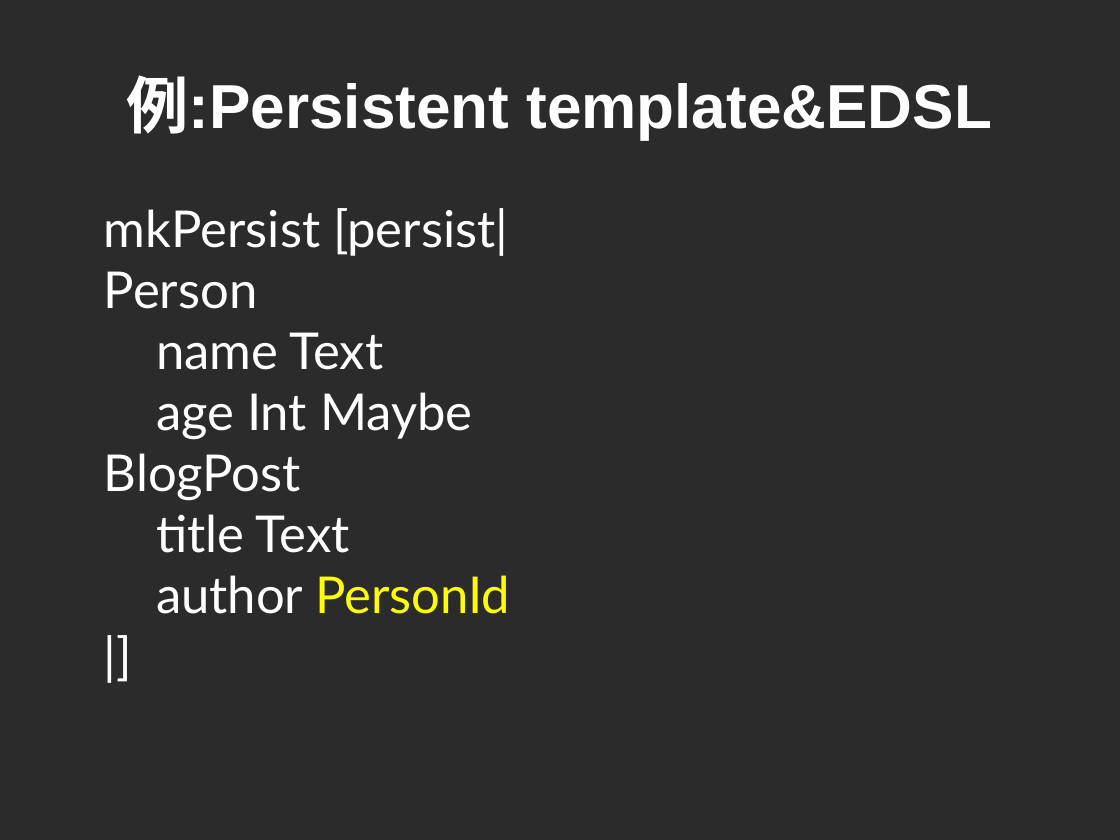
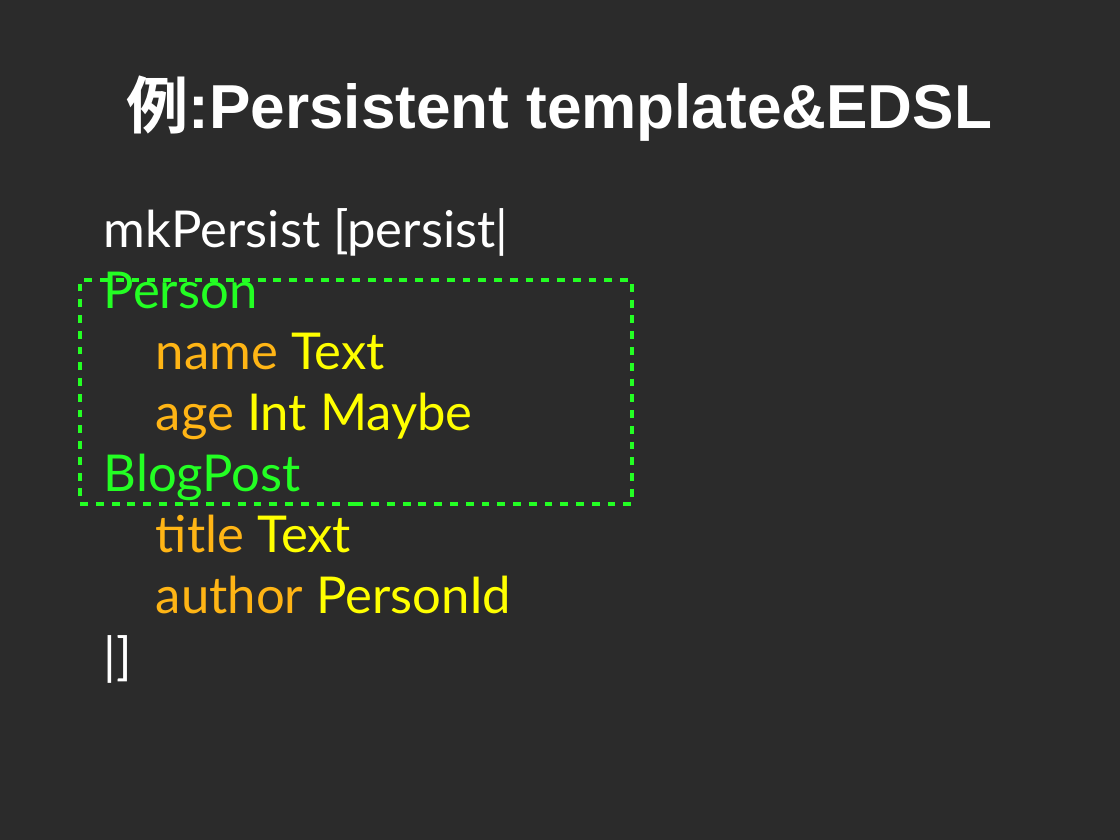
Before and after one commit to cutsea110/cross-slide, a slide deck: slide 19 of CROSS-Yesod.odp (slide 20 before the commit). Drawn at 1120x840 pixels with LibreOffice and Linux fonts; fonts in the diff are those of the drawing; background and template pictures are left out; a plain dark background stands for a picture behind light text. Boxes give left, top, right and bottom in pixels: in the first picture for what was removed or moved away, otherwise in the second. Text is boxed around its words. In the diff, an @@ line names an element or a change of style, - is before the commit and + after.

```diff
--- a/CROSS-Yesod.odp
+++ b/CROSS-Yesod.odp
@@ rectangle added at <box>80,281,632,504</box>, outline #23FF23 2.83 pt @@
@@ text at <box>104,271,511,614</box>: text colour #FFFFFF to #23FF23 in "Person", "BlogPost"; text colour #FFFFFF to #FFB515 in "name", "age", "title", "author"; text colour #FFFFFF to #FFFF00 in "Text", "Int Maybe", "Text" @@
```
Also in this commit, not shown: 23 other slides changed, 2 slides removed, 1 other file.
